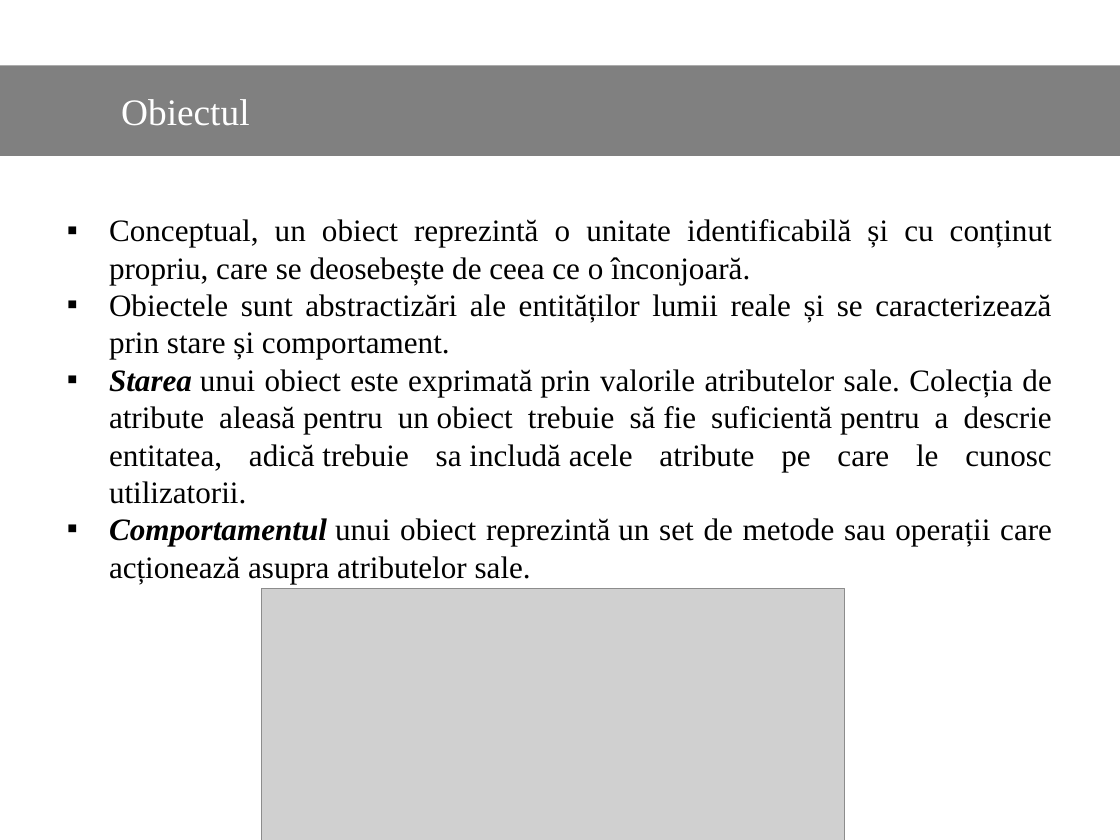
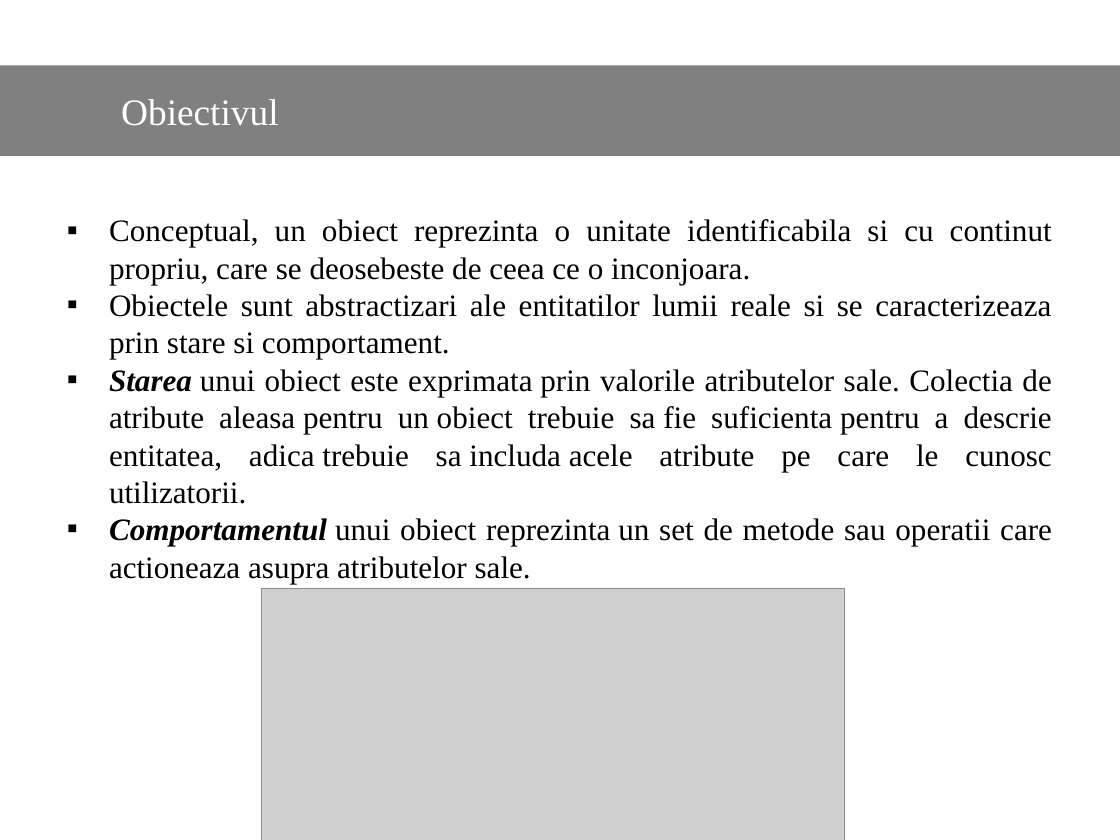
Before and after one commit to Dani25/BDOO, a slide deck: slide 11 of bdoo.pptx. Drawn at 1120x840 pixels with LibreOffice and Linux fonts; fonts in the diff are those of the drawing; grey boxes stand for pictures. Boxes give left, top, right and bottom in pixels: in the first picture for what was removed or moved away, otherwise in the second. Text is boxed around its words. In the diff, an @@ line names an element or a change of style, - is before the commit and + after.

```diff
--- a/bdoo.pptx
+++ b/bdoo.pptx
@@ text in rectangle at box(121, 99, 279, 126): text changed @@
-Obiectul
+Obiectivul
@@ text at box(109, 219, 1052, 583): text changed @@
-▪ Conceptual, un obiect reprezintă o unitate identificabilă și cu conținut propriu, care se deosebește de ceea ce o înconjoară.
-▪ Obiectele sunt abstractizări ale entităților lumii reale și se caracterizează prin stare și comportament.
-▪ Starea unui obiect este exprimată prin valorile atributelor sale. Colecția de atribute aleasă pentru un obiect trebuie să fie suficientă pentru a descrie entitatea, adică trebuie sa includă acele atribute pe care le cunosc utilizatorii.
-▪ Comportamentul unui obiect reprezintă un set de metode sau operații care acționează asupra atributelor sale.
+▪ Conceptual, un obiect reprezinta o unitate identificabila si cu continut propriu, care se deosebeste de ceea ce o inconjoara.
+▪ Obiectele sunt abstractizari ale entitatilor lumii reale si se caracterizeaza prin stare si comportament.
+▪ Starea unui obiect este exprimata prin valorile atributelor sale. Colectia de atribute aleasa pentru un obiect trebuie sa fie suficienta pentru a descrie entitatea, adica trebuie sa includa acele atribute pe care le cunosc utilizatorii.
+▪ Comportamentul unui obiect reprezinta un set de metode sau operatii care actioneaza asupra atributelor sale.
```
Also in this commit, not shown: 13 other slides changed.
